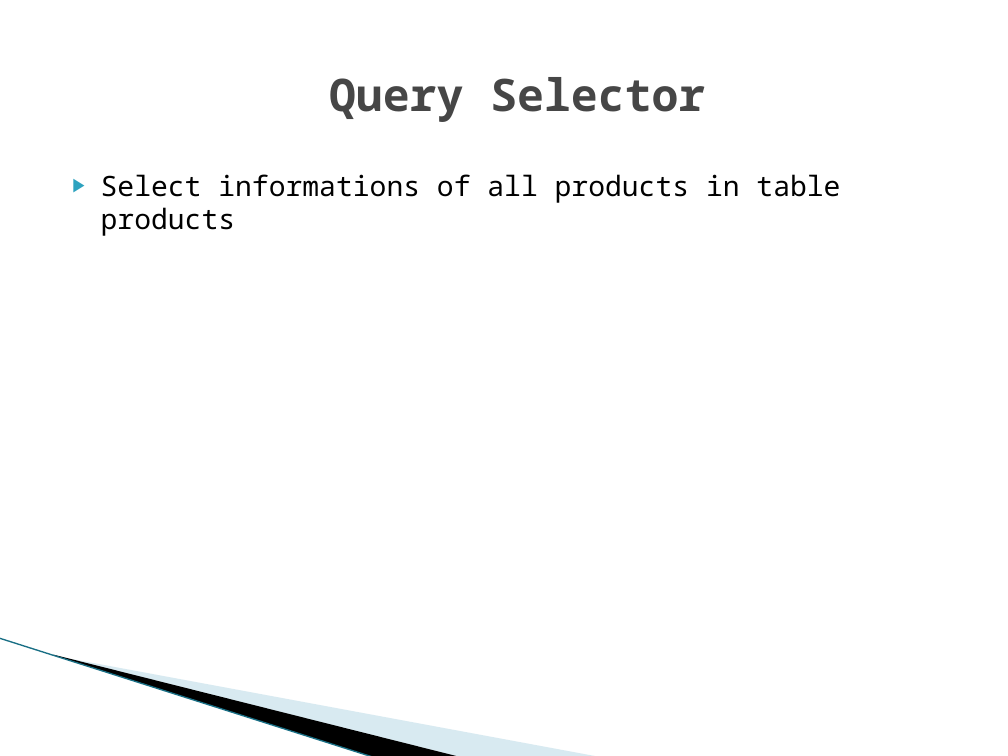
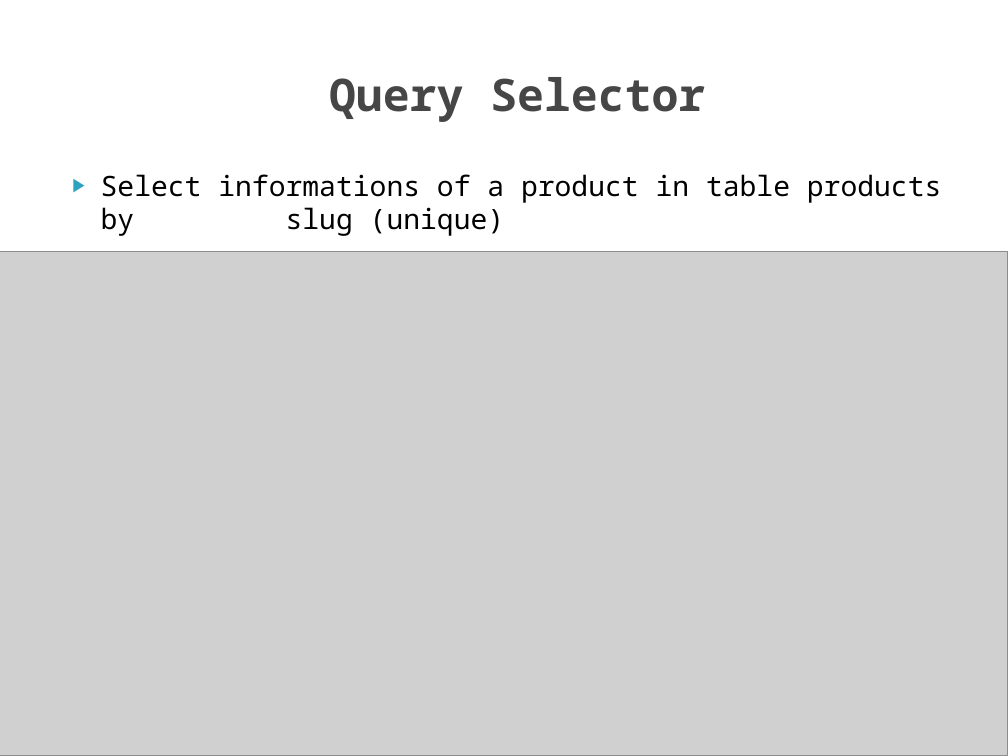
Before and after one commit to iamvucms/SICT, a slide deck: slide 6 of SQL/Project1_database_design_and_query.pptx. Drawn at 1008x756 pixels with LibreOffice and Linux fonts; fonts in the diff are those of the drawing; grey boxes stand for pictures; background and template pictures are left out. Boxes give left, top, right and bottom in pixels: in the first picture for what was removed or moved away, otherwise in the second. Text is boxed around its words. In the diff, an @@ line names an element or a change of style, - is before the commit and + after.

```diff
--- a/SQL/Project1_database_design_and_query.pptx
+++ b/SQL/Project1_database_design_and_query.pptx
@@ text at (101, 174, 942, 236): text changed @@
-▶ Select informations of all products in table products
+▶ Select informations of a product in table products by slug (unique)
@@ picture added at (0, 252, 1008, 756) @@
@@ freeform shape removed at (79, 551, 498, 711) @@
```
Also in this commit, not shown: 4 other slides changed.
